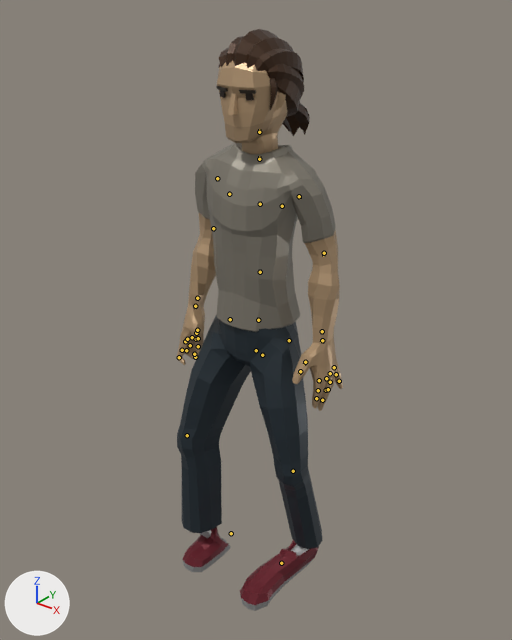
What one commit did to the glTF model public/assets/models/characters/men/Casual Character.glb.
Rendered twice from a 50 mm lens placed at (1.263, -1.639, 1.948), pointed at (-0.011, -0.047, 0.96). The axes (+X, +Y, +Z) are drawn at lower left. The lights are the same throughout. The first picture is the older version. Both versions are drawn at frame 0 of the action 'CharacterArmature|Idle_Gun'; the numbers are the values there. The bones that change, and the others that lie on the model, are drawn over the model as lines.

In view in the first picture: 'Casual2_Body', 'Casual2_Feet', 'Casual2_Head', 'Casual2_Legs'.
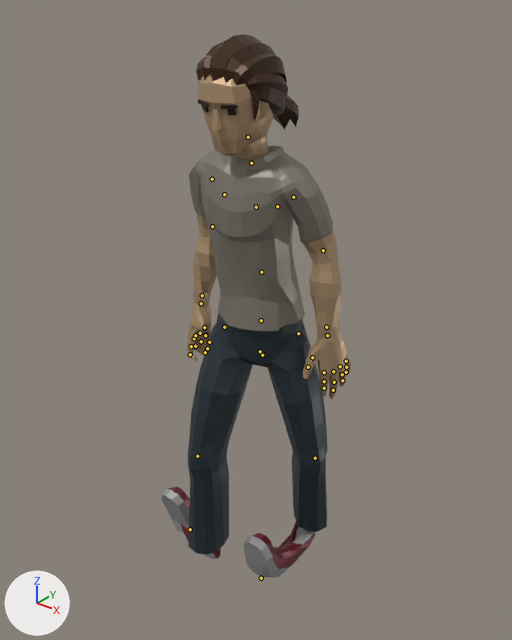
Boxes [x1, y1, x2, y2] around the edits, measured in the pictures (512 x 640 px):
```json
{"object": "Casual2_Body", "change": "posed", "before": [177, 142, 343, 411], "after": [187, 146, 351, 399]}
{"object": "Casual2_Legs", "change": "posed", "before": [177, 315, 323, 549], "after": [188, 313, 328, 555]}
{"object": "Casual2_Head", "change": "posed", "before": [216, 29, 310, 154], "after": [196, 34, 299, 160], "on screen": "9% wider"}
{"object": "Casual2_Feet", "change": "posed", "before": [183, 527, 319, 611], "after": [162, 487, 315, 577]}
{"bone": "Torso", "before": "(260, 272) to (260, 269)", "after": "(261, 272) to (261, 270)"}
{"bone": "Neck", "before": "(259, 159) to (259, 156)", "after": "(251, 163) to (251, 160)"}
{"bone": "Shoulder.L", "before": "(282, 206) to (284, 205)", "after": "(277, 206) to (279, 205)"}
{"bone": "Wrist.L", "before": "(322, 331) to (322, 334)", "after": "(326, 327) to (326, 329)"}
{"bone": "Pinky2.L", "before": "(334, 367) to (334, 369)", "after": "(346, 361) to (346, 363)"}
{"bone": "Pinky3.L", "before": "(336, 374) to (337, 376)", "after": "(346, 367) to (346, 368)"}
{"bone": "Pinky4.L", "before": "(339, 381) to (340, 383)", "after": "(346, 372) to (345, 373)"}
{"bone": "Thumb1.L", "before": "(322, 340) to (320, 342)", "after": "(327, 335) to (326, 337)"}
{"bone": "Shoulder.R", "before": "(229, 194) to (228, 192)", "after": "(224, 194) to (223, 192)"}
{"bone": "Index3.R", "before": "(182, 350) to (181, 352)", "after": "(191, 346) to (190, 348)"}
{"bone": "Ring2.R", "before": "(192, 337) to (191, 339)", "after": "(200, 333) to (200, 335)"}
{"bone": "Pinky2.R", "before": "(196, 333) to (196, 334)", "after": "(204, 328) to (205, 330)"}
{"bone": "Foot.L", "before": "(281, 563) to (280, 564)", "after": "(261, 578) to (261, 576)"}
{"bone": "Foot.R", "before": "(231, 533) to (229, 535)", "after": "(190, 529) to (189, 528)"}
```

Edits to the scene script, one JSON object a line:
```json
{"block": "bone_body", "where": "bone_body = bpy.data.objects['CharacterArmature'].pose.bones['Body']  # child of 'Root'"}
{"op": "set", "path": "bone_body.rotation_quaternion", "old": "(1.0, 0.0, 0.0, 0.0)", "new": "(0.972, 0.0, 0.236, 0.0)", "note": "degrees (0, 0, 0) -> degrees (0, 27, 0)"}
{"block": "bone_torso", "where": "bone_torso = bpy.data.objects['CharacterArmature'].pose.bones['Torso']  # child of 'Abdomen'"}
{"op": "set", "path": "bone_torso.rotation_quaternion", "old": "(1.0, 0.0, 0.0, 0.0)", "new": "(0.97, 0.058, -0.237, 0.018)", "note": "degrees (0, 0, 0) -> degrees (7, -28, 0)"}
{"block": "bone_neck", "where": "bone_neck = bpy.data.objects['CharacterArmature'].pose.bones['Neck']  # child of 'Chest'"}
{"op": "set", "path": "bone_neck.rotation_quaternion", "old": "(1.0, 0.0, 0.0, 0.0)", "new": "(0.999, 0.04, 0.0, 0.0)", "note": "degrees (0, 0, 0) -> degrees (5, 0, 0)"}
{"block": "bone_shoulder_l", "where": "bone_shoulder_l = bpy.data.objects['CharacterArmature'].pose.bones['Shoulder.L']  # child of 'Chest'"}
{"op": "set", "path": "bone_shoulder_l.location", "old": "(0.0, 0.0, 0.0)", "new": "(7e-05, 6e-05, 6e-05)"}
{"block": "bone_wrist_l", "where": "bone_wrist_l = bpy.data.objects['CharacterArmature'].pose.bones['Wrist.L']  # child of 'LowerArm.L'"}
{"op": "set", "path": "bone_wrist_l.rotation_quaternion", "old": "(1.0, 0.0, 0.0, 0.0)", "new": "(0.973, -0.013, 0.229, 0.004)", "note": "degrees (0, 0, 0) -> degrees (-2, 27, 0)"}
{"block": "bone_pinky2_l", "where": "bone_pinky2_l = bpy.data.objects['CharacterArmature'].pose.bones['Pinky2.L']  # child of 'Pinky1.L'"}
{"op": "set", "path": "bone_pinky2_l.rotation_quaternion", "old": "(1.0, 0.0, 0.0, 0.0)", "new": "(0.982, -0.144, -0.008, -0.125)", "note": "degrees (0, 0, 0) -> degrees (-16, -3, -14)"}
{"block": "bone_pinky3_l", "where": "bone_pinky3_l = bpy.data.objects['CharacterArmature'].pose.bones['Pinky3.L']  # child of 'Pinky2.L'"}
{"op": "set", "path": "bone_pinky3_l.rotation_quaternion", "old": "(1.0, 0.0, 0.0, 0.0)", "new": "(0.994, -0.098, -0.044, -0.037)", "note": "degrees (0, 0, 0) -> degrees (-11, -5, -4)"}
{"block": "bone_pinky4_l", "where": "bone_pinky4_l = bpy.data.objects['CharacterArmature'].pose.bones['Pinky4.L']  # child of 'Pinky3.L'"}
{"op": "set", "path": "bone_pinky4_l.rotation_quaternion", "old": "(1.0, 0.0, 0.0, 0.0)", "new": "(0.991, -0.13, -0.019, -0.004)", "note": "degrees (0, 0, 0) -> degrees (-15, -2, 0)"}
{"block": "bone_thumb1_l", "where": "bone_thumb1_l = bpy.data.objects['CharacterArmature'].pose.bones['Thumb1.L']  # child of 'Wrist.L'"}
{"op": "set", "path": "bone_thumb1_l.rotation_quaternion", "old": "(1.0, 0.0, 0.0, 0.0)", "new": "(0.994, 0.055, 0.042, 0.079)", "note": "degrees (0, 0, 0) -> degrees (7, 4, 9)"}
{"block": "bone_shoulder_r", "where": "bone_shoulder_r = bpy.data.objects['CharacterArmature'].pose.bones['Shoulder.R']  # child of 'Chest'"}
{"op": "set", "path": "bone_shoulder_r.location", "old": "(0.0, 0.0, 0.0)", "new": "(-7e-05, 6e-05, 6e-05)"}
{"block": "bone_index3_r", "where": "bone_index3_r = bpy.data.objects['CharacterArmature'].pose.bones['Index3.R']  # child of 'Index2.R'"}
{"op": "set", "path": "bone_index3_r.rotation_quaternion", "old": "(1.0, 0.0, 0.0, 0.0)", "new": "(0.997, -0.074, -0.015, -0.007)", "note": "degrees (0, 0, 0) -> degrees (-8, -2, -1)"}
{"block": "bone_ring2_r", "where": "bone_ring2_r = bpy.data.objects['CharacterArmature'].pose.bones['Ring2.R']  # child of 'Ring1.R'"}
{"op": "set", "path": "bone_ring2_r.rotation_quaternion", "old": "(1.0, 0.0, 0.0, 0.0)", "new": "(0.992, -0.115, -0.044, 0.026)", "note": "degrees (0, 0, 0) -> degrees (-13, -5, 4)"}
{"block": "bone_pinky2_r", "where": "bone_pinky2_r = bpy.data.objects['CharacterArmature'].pose.bones['Pinky2.R']  # child of 'Pinky1.R'"}
{"op": "set", "path": "bone_pinky2_r.rotation_quaternion", "old": "(1.0, 0.0, 0.0, 0.0)", "new": "(0.982, -0.144, 0.008, 0.125)", "note": "degrees (0, 0, 0) -> degrees (-16, 3, 14)"}
{"block": "bone_foot_l", "where": "bone_foot_l = bpy.data.objects['CharacterArmature'].pose.bones['Foot.L']  # child of 'Root'"}
{"op": "set", "path": "bone_foot_l.location", "old": "(0.0, 0.0, 0.0)", "new": "(0.0, 0.00119, -0.00019)"}
{"op": "set", "path": "bone_foot_l.rotation_quaternion", "old": "(1.0, 0.0, 0.0, 0.0)", "new": "(0.775, -0.632, 0.0, 0.0)", "note": "degrees (0, 0, 0) -> degrees (-78, 0, 0)"}
{"block": "bone_foot_r", "where": "bone_foot_r = bpy.data.objects['CharacterArmature'].pose.bones['Foot.R']  # child of 'Root'"}
{"op": "set", "path": "bone_foot_r.location", "old": "(0.0, 0.0, 0.0)", "new": "(-0.00112, 0.00106, -0.00033)"}
{"op": "set", "path": "bone_foot_r.rotation_quaternion", "old": "(1.0, 0.0, 0.0, 0.0)", "new": "(0.809, -0.588, 0.0, 0.0)", "note": "degrees (0, 0, 0) -> degrees (-72, 0, 0)"}
```
